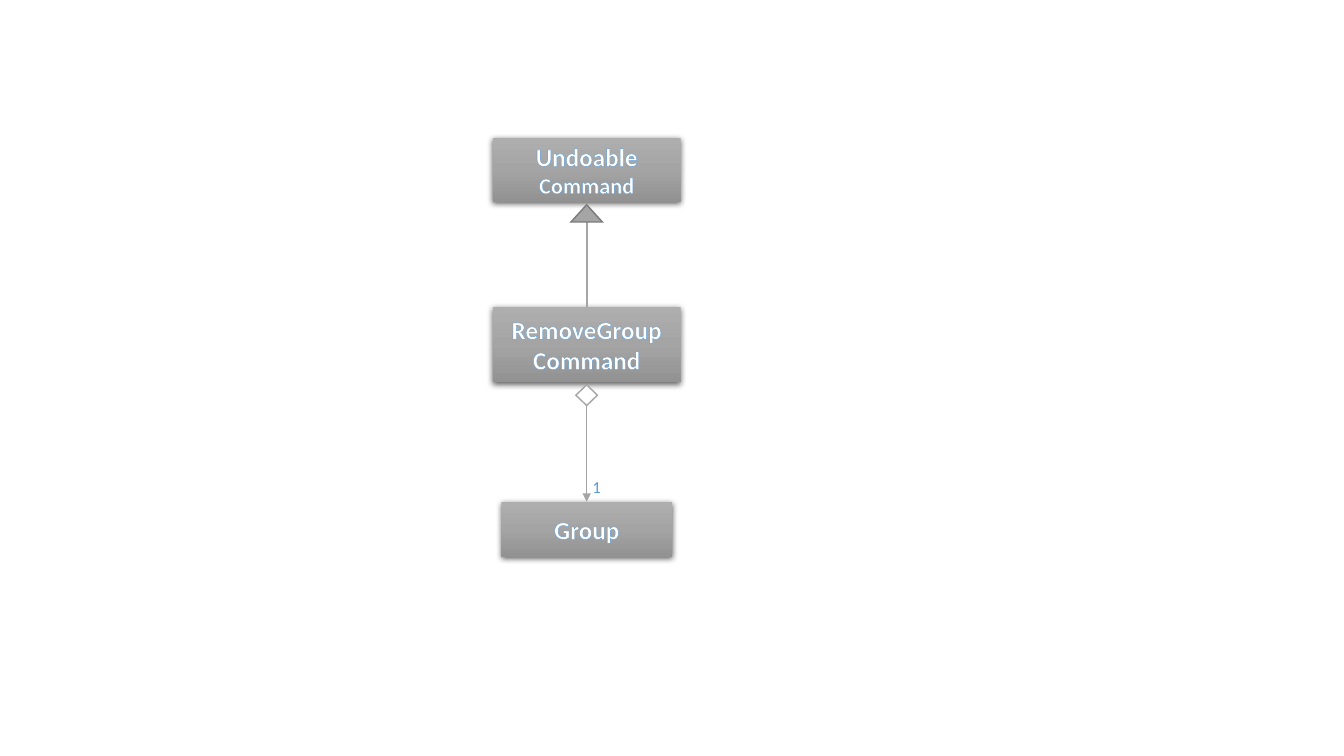
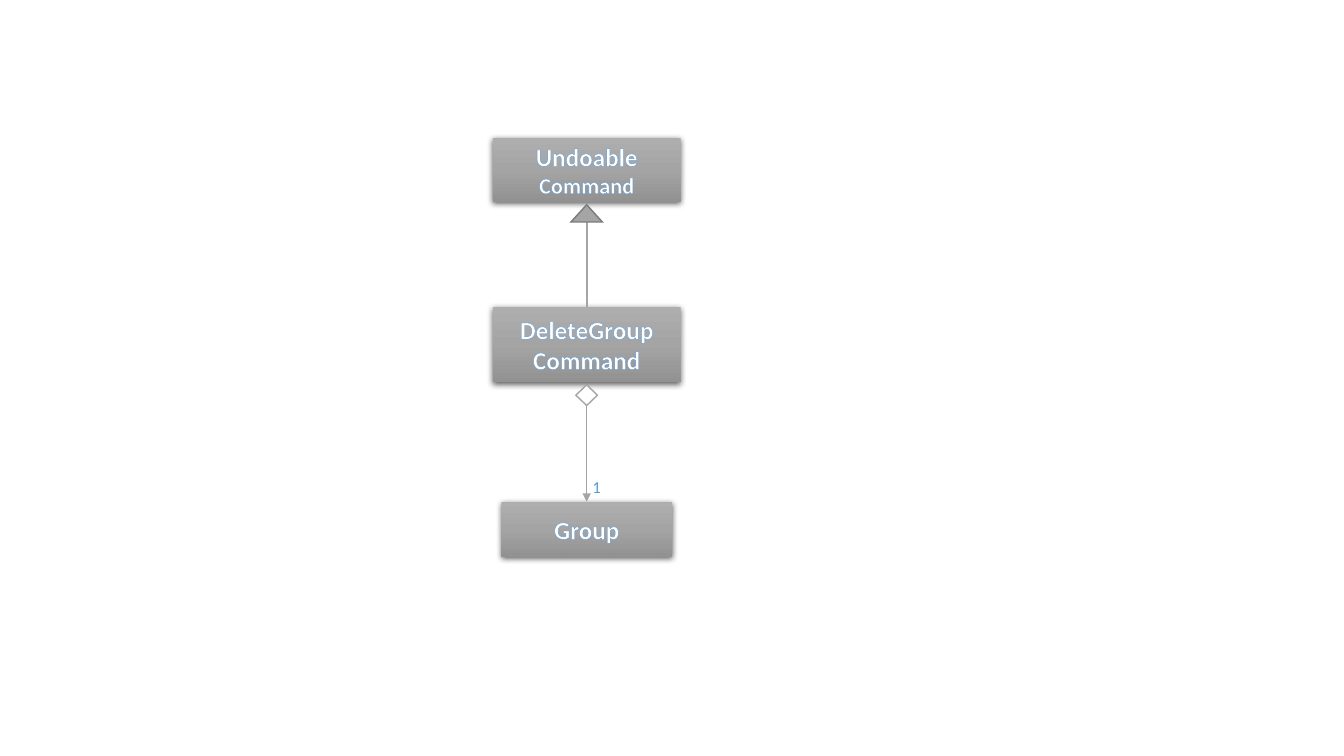
Before and after one commit to yash-chowdhary/addressbook-level4, a slide deck: slide 1 of docs/diagrams/RemoveGroupCommandUML.pptx. Drawn at 1344x756 pixels with LibreOffice and Linux fonts; fonts in the diff are those of the drawing. Boxes give left, top, right and bottom in pixels: in the first picture for what was removed or moved away, otherwise in the second. Text is boxed around its words. In the diff, an @@ line names an element or a change of style, - is before the commit and + after.

```diff
--- a/docs/diagrams/RemoveGroupCommandUML.pptx
+++ b/docs/diagrams/RemoveGroupCommandUML.pptx
@@ text in rectangle at [520,322,654,343]: text changed @@
-RemoveGroup
+DeleteGroup
```
Also in this commit, not shown: 8 other files.
